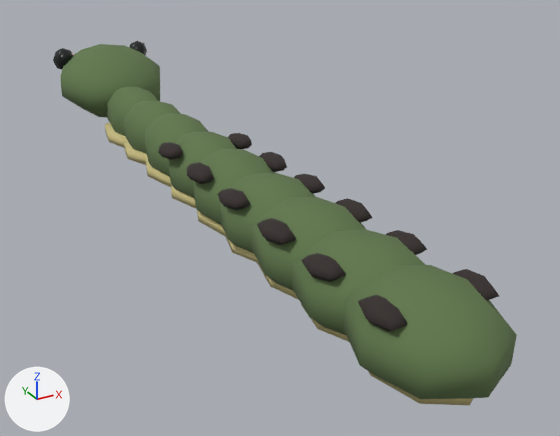
A saved change to the glTF model public/models/snake-low.glb.
The view is the same before and after, from a camera (50 mm lens) standing at (-1.04, -2.08, 1.11) and looking at (0.23, 0.25, -0.05). Arrows for +X, +Y and +Z are at lower left; the lights stay in place. The first picture is the older version. Both versions are drawn at frame 12 of the action 'attack'; the numbers are the values there.

The scene before the commit, as lines of its bpy script (objects in view):
```python
me_mesh_0 = bpy.data.meshes.new('Mesh_0')
me_mesh_0.from_pydata(...)  # 38 vertices, 64 faces; spans x -0.95..0.95, y -0.95..0.95, z -1.0..1.0
me_mesh_0.materials.append(mat_fur_base)  # dark green #60774b
ob_head = bpy.data.objects.new('Head', None)
ob_head.parent = ob_visual
ob_head.location = (0.0, 1.46, 0.24)
ob_head.rotation_euler = (0.16, 0.0, 0.0)  # degrees (9.2, 0, 0)
ob_scale4 = bpy.data.objects.new('Scale4', me_mesh_0)
ob_scale4.parent = ob_segment4
ob_scale4.location = (0.0, 0.0, 0.0)
ob_scale4.scale = (0.154, 0.23, 0.13)
ob_visual = bpy.data.objects.new('Visual', None)
ob_visual.parent = ob_snake
ob_visual.location = (0.0, 0.0, 0.0)
# also in view: 'Spot5_-1' at (0.0, 0.37, 0.23); 'Scale7' at (0.0, 0.87, 0.15); 'Spot0_-1' at (0.0, -0.88, 0.23); 'Spot3_-1' at (0.0, -0.13, 0.23); 'Scale5' at (0.0, 0.37, 0.15)
```
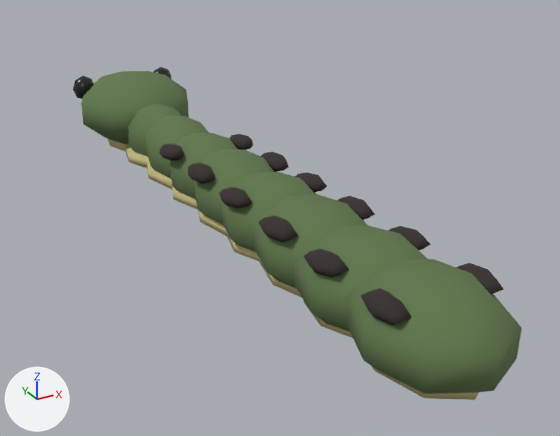
ob_visual is not drawn itself; it is the parent of ob_segment0, ob_segment1, ob_segment2, ob_segment3, ob_segment4, ob_segment5, ob_segment6, ob_segment7.
ob_head is not drawn itself; it is the parent of ob_skull, ob_jaw, ob_tongue, ob_eye_1, ob_glint_1.

Boxes (x1, y1, x2, y2) around the edits, measured in the pictures (560 x 436 px):
'Scale0', moved: before (344, 265, 517, 399); after (347, 259, 522, 394)
'Skull', moved, turned: before (60, 44, 160, 118); after (81, 71, 189, 144)
'Scale1', moved: before (292, 229, 425, 336); after (294, 225, 427, 332)
'Scale2', moved: before (251, 197, 367, 290); after (253, 195, 367, 288)
'Scale3', moved: before (220, 173, 316, 253); after (221, 172, 317, 252)
'Scale4', moved: before (193, 148, 276, 225); after (195, 149, 275, 225)
'Spot0_-1', moved: before (358, 269, 499, 332); after (361, 263, 504, 325)
'Scale5', moved: before (169, 132, 237, 198); after (170, 133, 238, 199)
'Scale6', moved: before (145, 113, 209, 177); after (146, 116, 209, 178)
'Spot1_-1', moved: before (301, 230, 427, 282); after (303, 226, 431, 277)
'Scale7', moved: before (124, 101, 181, 154); after (127, 104, 181, 156)
'Spot2_-1', moved: before (257, 198, 373, 245); after (259, 196, 375, 242)
'Scale8', moved (not visible afterwards): before (107, 87, 158, 136)
'Spot3_-1', moved: before (218, 174, 325, 210); after (219, 172, 327, 209)
'Belly0', moved: before (368, 371, 474, 405); after (372, 366, 479, 400)
'Spot4_-1', moved: before (187, 152, 287, 184); after (188, 152, 289, 184)
'Eye-1', moved, turned: before (53, 41, 147, 69); after (73, 67, 172, 99)
'Spot5_-1', moved: before (158, 133, 252, 160); after (159, 134, 253, 161)
'Belly1', moved (mostly hidden): before (301, 304, 349, 342); after (304, 301, 353, 338)
'Belly2', moved (mostly hidden): before (257, 260, 299, 300); after (259, 258, 301, 297)
'Belly6', moved: before (145, 155, 171, 187); after (147, 158, 172, 189)
'Belly7', moved: before (124, 141, 147, 165); after (125, 144, 148, 168)
'Belly8', moved (mostly hidden afterwards): before (105, 122, 128, 147); after (108, 139, 128, 151)
'Belly3', moved (mostly hidden): before (225, 233, 257, 262); after (227, 233, 259, 261)
'Belly4', moved: before (197, 210, 225, 236); after (198, 210, 227, 236)
'Belly5', moved: before (171, 185, 196, 208); after (172, 186, 198, 209)

The edits, one by one:
In object 'Visual' (ob_visual), parent goes from ob_snake to ob_combatmotion.
Object 'Head' (ob_head) moves from (0.0, 1.46, 0.24) to (0.0, 1.14, 0.21).
Object 'Head' (ob_head) turns from (9.2, 0, 0) to (1.3, 0, 0) degrees about x, y and z.
Object 'CombatMotion' (ob_combatmotion) is new.
Its parent is ob_snake.
Its location is (0.0, -0.0147, 0.00588).
Its rotation in degrees is (-1, 0, 0).
